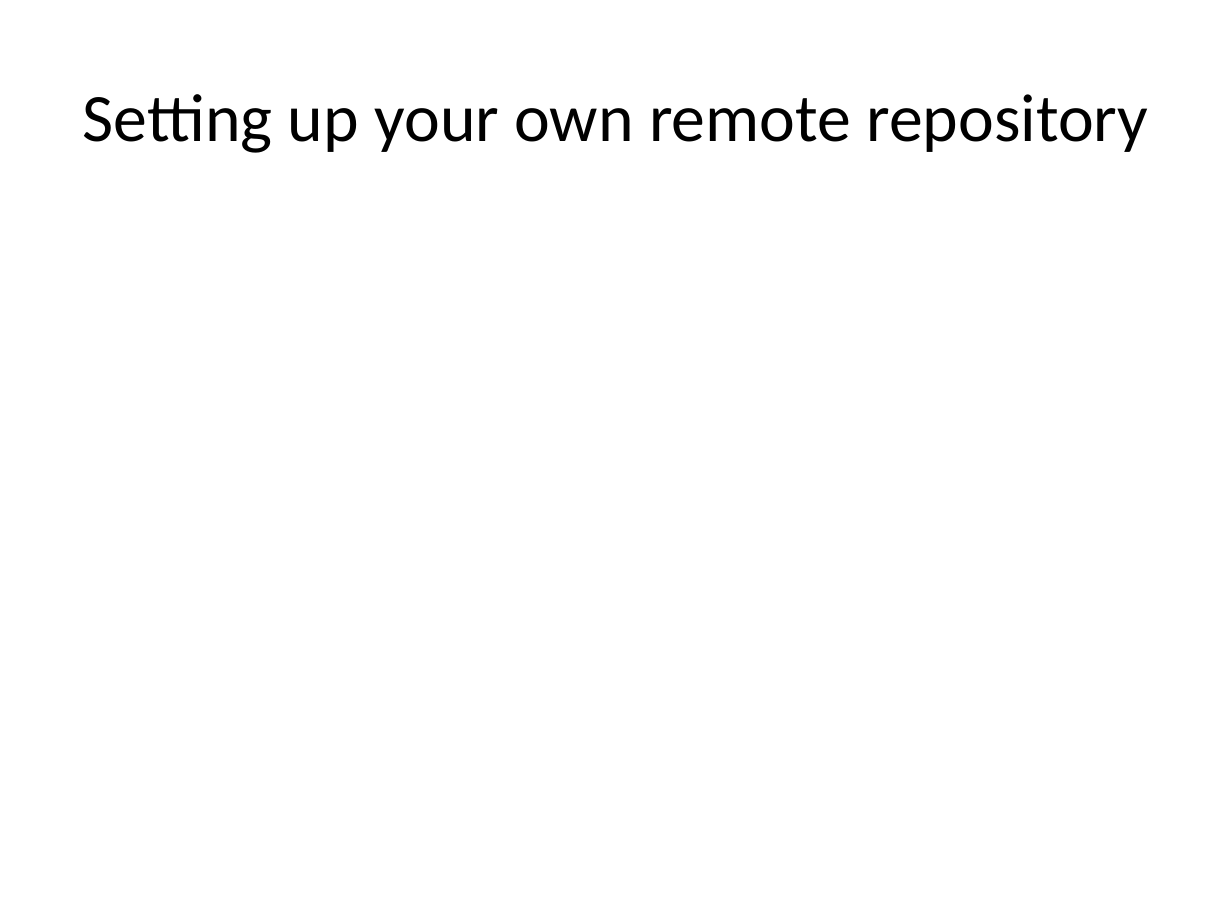
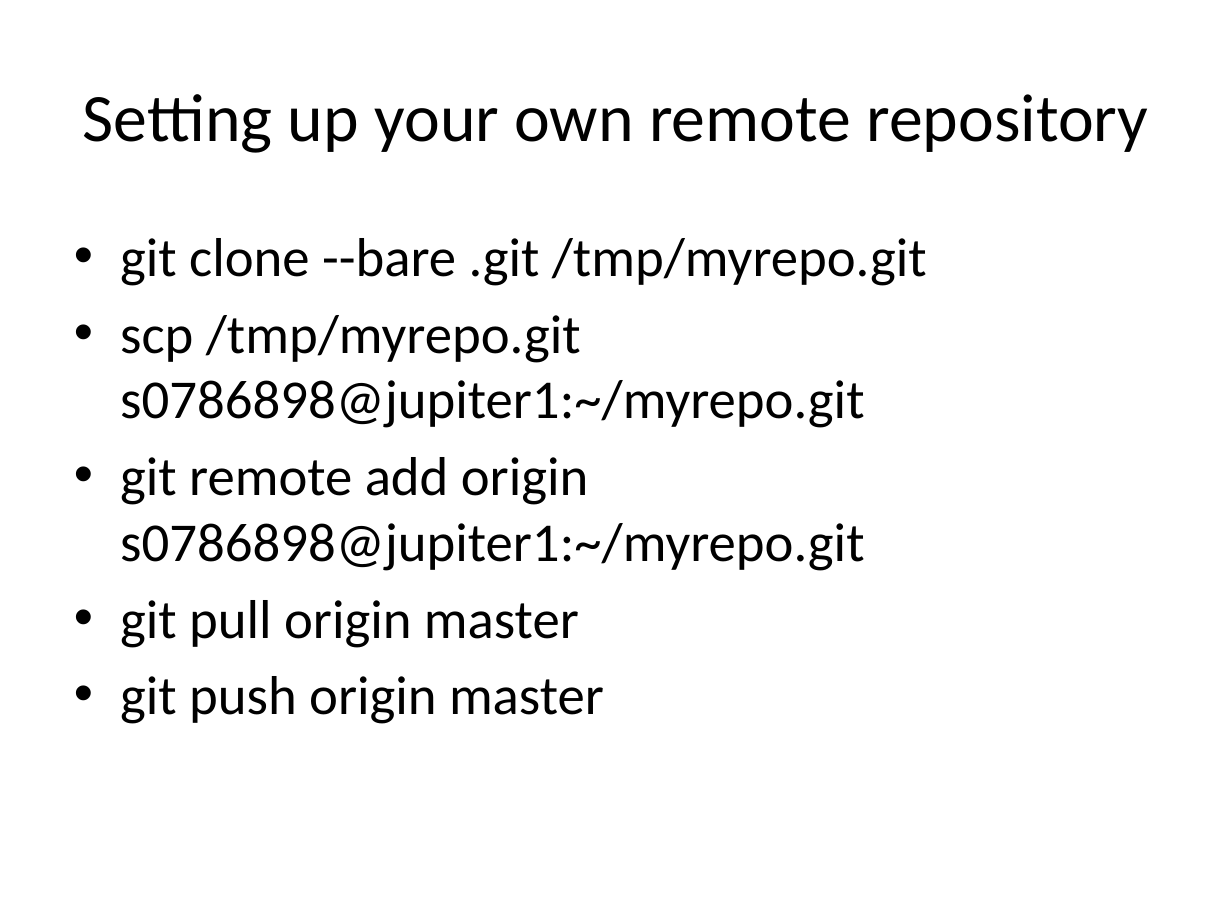
Before and after one commit to mikehulluk/IntroductionToResearchComputing, a slide deck: slide 12 of Wk5/Source Code Version Control Using Git.pptx (slide 8 before the commit). Drawn at 1232x924 pixels with LibreOffice and Linux fonts; fonts in the diff are those of the drawing. Boxes give left, top, right and bottom in pixels: in the first picture for what was removed or moved away, otherwise in the second. Text is boxed around its words. In the diff, an @@ line names an element or a change of style, - is before the commit and + after.

```diff
--- a/Wk5/Source Code Version Control Using Git.pptx
+++ b/Wk5/Source Code Version Control Using Git.pptx
@@ text added at (x1=120, y1=238, x2=927, y2=724), 32 pt, text #000000 @@
+• git clone --bare .git /tmp/myrepo.git
+• scp /tmp/myrepo.git s0786898@jupiter1:~/myrepo.git
+• git remote add origin s0786898@jupiter1:~/myrepo.git
+• git pull origin master
+• git push origin master
```
Also in this commit, not shown: 5 other slides changed, 9 slides added, 1 slide removed.
